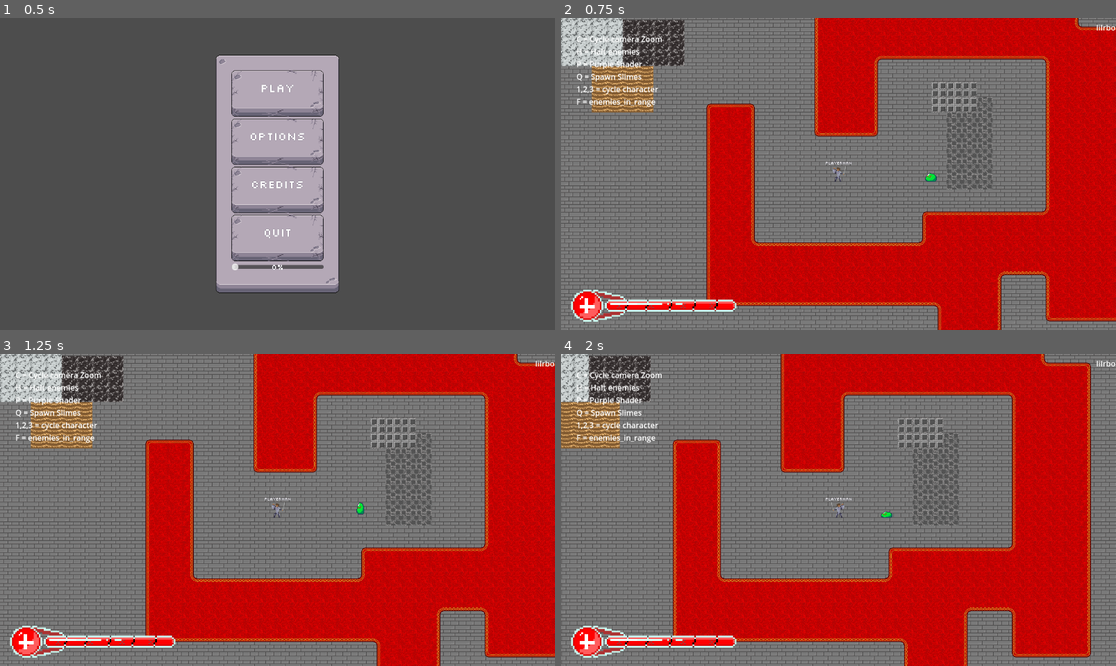
Above: before the commit, frames 1-4 (two rows, left to right).
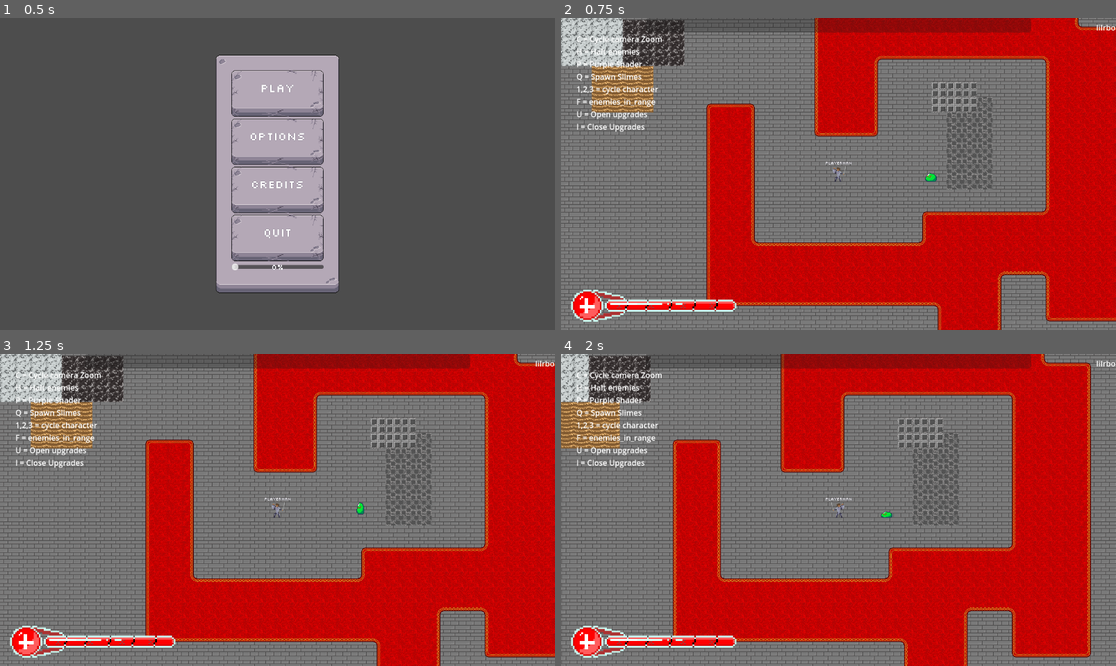
Above: after the commit, the same moments.

Repository: Nocturnal-Skirmish/nocskir
Game: Godot game, scene res://scenes/game_ui.tscn
The game is run twice, just before and just after one commit, with the same random seed, the same clock (stepped at 60 frames per second) and the same inputs.
Inputs (mouse positions are in pixels of both pictures, inside the frame that each line leads up to):
- Up to frame 1 (0.5 s): no input
- Up to frame 2 (0.75 s): click "Play" at 0.5 s
- Up to frame 3 (1.25 s): no input
- Up to frame 4 (2 s): tap Enter at 1.25 s; move the mouse to (960, 494) at 1.27 s; hold Right (ui_right) from 1.28 s (still down); hold H from 1.28 s (still down)

Frame 1 is identical in both runs. In frame 2, 3.0% of the frame differs, in the area x 2-85%, y 0-37%; in frame 3, 3.0%; in frame 4, 3.2%.

Commit message:
added soul orb progress bar
Co-Authored-By: Magisc <ddyshlovskyi@gmail.com>

Diff:
--- a/project/nocturnal-skirmish/scenes/players/base_player.tscn
+++ b/project/nocturnal-skirmish/scenes/players/base_player.tscn
@@ -7,7 +7,6 @@
 [ext_resource type="Texture2D" uid="uid://csp7vj5acdsee" path="res://assets/sprites/health_bar_progress.png" id="4_d7bce"]
 [ext_resource type="Texture2D" uid="uid://nu1m13vrvwj6" path="res://assets/sprites/health_bar_over.png" id="5_e4gpq"]
 [ext_resource type="Script" uid="uid://b4fxq0n3i88ya" path="res://scripts/upgrades_ui.gd" id="7_d7bce"]
-[ext_resource type="PackedScene" uid="uid://cqx0xjgrn12q2" path="res://scenes/ui/upgrade_selection_button.tscn" id="8_e4gpq"]
 
 [sub_resource type="AtlasTexture" id="AtlasTexture_hys06"]
 atlas = ExtResource("2_8nhs3")
@@ -96,6 +95,25 @@
 size_flags_horizontal = 3
 size_flags_vertical = 3
 
+[node name="TopUi" type="MarginContainer" parent="Camera2D/HUDCanvas/ControlsUI"]
+custom_minimum_size = Vector2(0, 30)
+layout_mode = 1
+anchors_preset = 10
+anchor_right = 1.0
+offset_bottom = 4.0
+grow_horizontal = 2
+
+[node name="MarginContainer" type="MarginContainer" parent="Camera2D/HUDCanvas/ControlsUI/TopUi"]
+custom_minimum_size = Vector2(800, 0)
+layout_mode = 2
+size_flags_horizontal = 4
+
+[node name="SoulOrbProgress" type="ProgressBar" parent="Camera2D/HUDCanvas/ControlsUI/TopUi/MarginContainer"]
+layout_mode = 2
+size_flags_vertical = 1
+max_value = 10.0
+show_percentage = false
+
 [node name="TopLeftUi" type="MarginContainer" parent="Camera2D/HUDCanvas/ControlsUI"]
 layout_mode = 1
 offset_right = 182.0
@@ -117,7 +135,9 @@
 P = Purple Shader
 Q = Spawn Slimes
 1,2,3 = cycle character
-F = enemies_in_range"
+F = enemies_in_range
+U = Open upgrades
+I = Close Upgrades"
 
 [node name="BottomLeftUi" type="MarginContainer" parent="Camera2D/HUDCanvas/ControlsUI"]
 custom_minimum_size = Vector2(100, 21)
@@ -230,111 +250,6 @@
 layout_mode = 2
 theme_override_constants/separation = 40
 
-[node name="Button" parent="Camera2D/UpgradesHud/UpgradesUi/CenterVContainer/CenterContainer/UpgradeSelectionMenu/MarginContainer/VBoxSelection" instance=ExtResource("8_e4gpq")]
-layout_mode = 2
-
-[node name="temp" type="Button" parent="Camera2D/UpgradesHud/UpgradesUi/CenterVContainer/CenterContainer/UpgradeSelectionMenu/MarginContainer/VBoxSelection"]
-layout_mode = 2
-size_flags_vertical = 3
-
-[node name="HBoxContainer" type="HBoxContainer" parent="Camera2D/UpgradesHud/UpgradesUi/CenterVContainer/CenterContainer/UpgradeSelectionMenu/MarginContainer/VBoxSelection/temp"]
-layout_mode = 1
-anchors_preset = 15
-anchor_right = 1.0
-anchor_bottom = 1.0
-grow_horizontal = 2
-grow_vertical = 2
-size_flags_vertical = 3
-
-[node name="Choice1" type="Panel" parent="Camera2D/UpgradesHud/UpgradesUi/CenterVContainer/CenterContainer/UpgradeSelectionMenu/MarginContainer/VBoxSelection/temp/HBoxContainer"]
-layout_mode = 2
-size_flags_horizontal = 3
-size_flags_vertical = 3
-
-[node name="VBoxContainer" type="VBoxContainer" parent="Camera2D/UpgradesHud/UpgradesUi/CenterVContainer/CenterContainer/UpgradeSelectionMenu/MarginContainer/VBoxSelection/temp/HBoxContainer/Choice1"]
-layout_mode = 1
-anchors_preset = 15
-anchor_right = 1.0
-anchor_bottom = 1.0
-grow_horizontal = 2
-grow_vertical = 2
-size_flags_horizontal = 3
-
-[node name="MarginContainer" type="MarginContainer" parent="Camera2D/UpgradesHud/UpgradesUi/CenterVContainer/CenterContainer/UpgradeSelectionMenu/MarginContainer/VBoxSelection/temp/HBoxContainer/Choice1/VBoxContainer"]
-layout_mode = 2
-theme_override_constants/margin_left = 4
-theme_override_constants/margin_top = 4
-theme_override_constants/margin_right = 4
-theme_override_constants/margin_bottom = 4
-
-[node name="Label" type="Label" parent="Camera2D/UpgradesHud/UpgradesUi/CenterVContainer/CenterContainer/UpgradeSelectionMenu/MarginContainer/VBoxSelection/temp/HBoxContainer/Choice1/VBoxContainer/MarginContainer"]
-layout_mode = 2
-size_flags_horizontal = 3
-text = "Upgrade1"
-
-[node name="MarginContainer2" type="MarginContainer" parent="Camera2D/UpgradesHud/UpgradesUi/CenterVContainer/CenterContainer/UpgradeSelectionMenu/MarginContainer/VBoxSelection/temp/HBoxContainer/Choice1/VBoxContainer"]
-layout_mode = 2
-theme_override_constants/margin_left = 4
-theme_override_constants/margin_top = 4
-theme_override_constants/margin_right = 4
-theme_override_constants/margin_bottom = 4
-
-[node name="Label" type="Label" parent="Camera2D/UpgradesHud/UpgradesUi/CenterVContainer/CenterContainer/UpgradeSelectionMenu/MarginContainer/VBoxSelection/temp/HBoxContainer/Choice1/VBoxContainer/MarginContainer2"]
-layout_mode = 2
-size_flags_horizontal = 3
-text = "Upgrade1 Description"
-
-[node name="temp2" type="Button" parent="Camera2D/UpgradesHud/UpgradesUi/CenterVContainer/CenterContainer/UpgradeSelectionMenu/MarginContainer/VBoxSelection"]
-layout_mode = 2
-size_flags_vertical = 3
-
-[node name="HBoxContainer" type="HBoxContainer" parent="Camera2D/UpgradesHud/UpgradesUi/CenterVContainer/CenterContainer/UpgradeSelectionMenu/MarginContainer/VBoxSelection/temp2"]
-layout_mode = 1
-anchors_preset = 15
-anchor_right = 1.0
-anchor_bottom = 1.0
-grow_horizontal = 2
-grow_vertical = 2
-size_flags_vertical = 3
-
-[node name="Choice1" type="Panel" parent="Camera2D/UpgradesHud/UpgradesUi/CenterVContainer/CenterContainer/UpgradeSelectionMenu/MarginContainer/VBoxSelection/temp2/HBoxContainer"]
-layout_mode = 2
-size_flags_horizontal = 3
-size_flags_vertical = 3
-
-[node name="VBoxContainer" type="VBoxContainer" parent="Camera2D/UpgradesHud/UpgradesUi/CenterVContainer/CenterContainer/UpgradeSelectionMenu/MarginContainer/VBoxSelection/temp2/HBoxContainer/Choice1"]
-layout_mode = 1
-anchors_preset = 15
-anchor_right = 1.0
-anchor_bottom = 1.0
-grow_horizontal = 2
-grow_vertical = 2
-size_flags_horizontal = 3
-
-[node name="MarginContainer" type="MarginContainer" parent="Camera2D/UpgradesHud/UpgradesUi/CenterVContainer/CenterContainer/UpgradeSelectionMenu/MarginContainer/VBoxSelection/temp2/HBoxContainer/Choice1/VBoxContainer"]
-layout_mode = 2
-theme_override_constants/margin_left = 4
-theme_override_constants/margin_top = 4
-theme_override_constants/margin_right = 4
-theme_override_constants/margin_bottom = 4
-
-[node name="Label" type="Label" parent="Camera2D/UpgradesHud/UpgradesUi/CenterVContainer/CenterContainer/UpgradeSelectionMenu/MarginContainer/VBoxSelection/temp2/HBoxContainer/Choice1/VBoxContainer/MarginContainer"]
-layout_mode = 2
-size_flags_horizontal = 3
-text = "Upgrade1"
-
-[node name="MarginContainer2" type="MarginContainer" parent="Camera2D/UpgradesHud/UpgradesUi/CenterVContainer/CenterContainer/UpgradeSelectionMenu/MarginContainer/VBoxSelection/temp2/HBoxContainer/Choice1/VBoxContainer"]
-layout_mode = 2
-theme_override_constants/margin_left = 4
-theme_override_constants/margin_top = 4
-theme_override_constants/margin_right = 4
-theme_override_constants/margin_bottom = 4
-
-[node name="Label" type="Label" parent="Camera2D/UpgradesHud/UpgradesUi/CenterVContainer/CenterContainer/UpgradeSelectionMenu/MarginContainer/VBoxSelection/temp2/HBoxContainer/Choice1/VBoxContainer/MarginContainer2"]
-layout_mode = 2
-size_flags_horizontal = 3
-text = "Upgrade1 Description"
-
 [node name="HurtBox" type="Area2D" parent="."]
 collision_mask = 3
 
--- a/project/nocturnal-skirmish/scripts/enemies/base_enemy.gd
+++ b/project/nocturnal-skirmish/scripts/enemies/base_enemy.gd
@@ -143,7 +143,6 @@
 
 	animated_sprite.add_child(display_damage_number)
 
-
 # Function that runs upon death
 func die() -> void:
 	print("%s killed." % [name])
--- a/project/nocturnal-skirmish/scripts/players/base_player.gd
+++ b/project/nocturnal-skirmish/scripts/players/base_player.gd
@@ -12,6 +12,7 @@
 @export var damage_timer = 0.0
 @export var magnet_speed_mult: float = 5.0
 @export var upgrade_amount: int = 3
+@export var soul_orb_amount_total: float = 0
 
 @onready var player_sprite = $AnimatedSprite2D
 @onready var enemies_in_hurtbox: Array[CharacterBody2D] = []
@@ -21,9 +22,10 @@
 @onready var BulletProjectileScene = BulletProjectile.new()
 @onready var range_area = get_node("RangeArea/CollisionShape2D")
 @onready var player_upgrades = {}
-@onready var soul_orb_amount_label = $Camera2D/HUDCanvas/ControlsUI/TopRightUi/MarginContainer/SoulOrbAmountLabel
+@onready var soul_orb_progress = $Camera2D/HUDCanvas/ControlsUI/TopUi/MarginContainer/SoulOrbProgress
 @onready var upgrades_hud = $Camera2D/UpgradesHud
 @onready var upgrades_button_container = $Camera2D/UpgradesHud/UpgradesUi/CenterVContainer/CenterContainer/UpgradeSelectionMenu/MarginContainer/VBoxSelection
+@onready var soul_orb_label = $Camera2D/HUDCanvas/ControlsUI/TopRightUi/MarginContainer/SoulOrbAmountLabel
 
 @export var entity_type = "player"
 
@@ -111,9 +113,16 @@
 		if "entity_type" in enemy_body and enemy_body["entity_type"] == "enemy":
 			enemies_in_range.erase(enemy_body)
 
-# Updates label with soul orb amount
-func update_soul_orb_label() -> void:
-	soul_orb_amount_label.text = "Soul Orb Amount: %s" % [soul_orb_amount]
+# Updates progress bar with soul orb amount
+func update_soul_orb_progress() -> void:
+	soul_orb_progress.value = soul_orb_amount
+	soul_orb_label.text = "Soul Orb: Level: " + str(soul_orb_level) + ", Total: " + str(soul_orb_amount_total)
+	if soul_orb_progress.max_value < soul_orb_amount:
+		# TODO: Change this, make exponential growth
+		soul_orb_level += 1
+		soul_orb_amount = 0
+		soul_orb_progress.max_value += 25
+		soul_orb_progress.value = 0
 
 # add self to player list group
 func _on_ready() -> void:
@@ -130,7 +139,8 @@
 		match pickup["pickup_type"]:
 			"soul_orb":
 				soul_orb_amount += (pickup["soul_amount"] * soul_orb_gain_mult)
-				update_soul_orb_label()
+				soul_orb_amount_total += (pickup["soul_amount"] * soul_orb_gain_mult)
+				update_soul_orb_progress()
 				pickup.queue_free()
 
 func _on_pickup_magnet_range_area_entered(area: Area2D) -> void:
Not shown: 1 places in project/nocturnal-skirmish/scenes/players/base_player.tscn that only renumber resources
